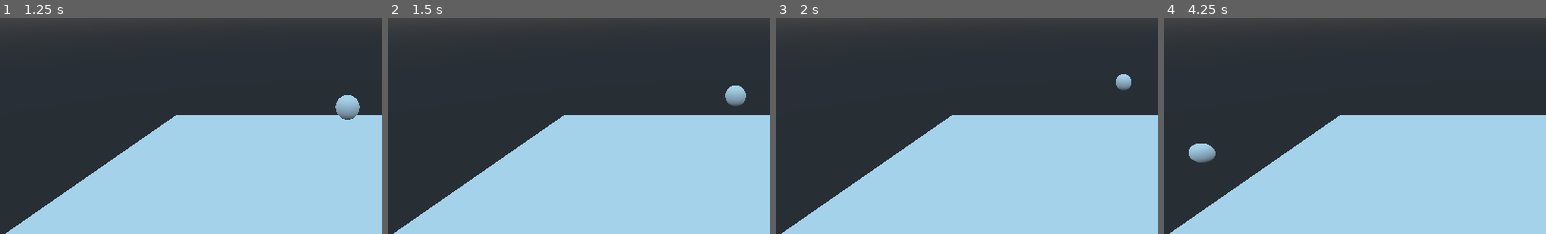
Above: before the commit, frames 1-4 (left to right).
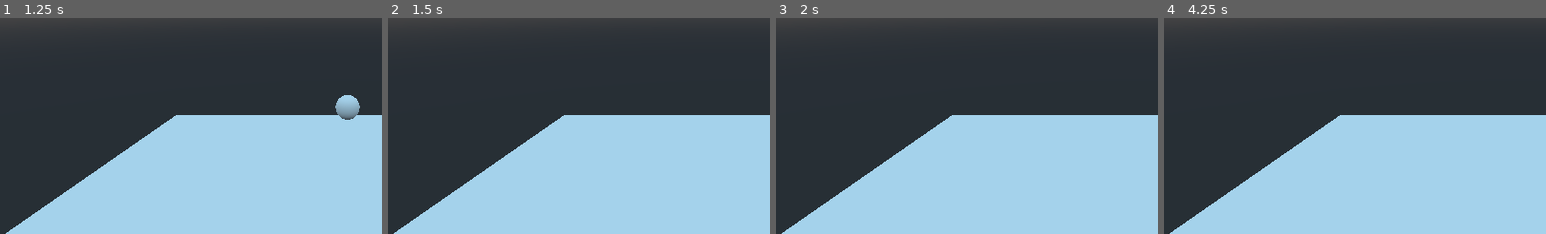
Above: after the commit, the same moments.

Repository: gmastergreatee/MyGodotGames
Game: Godot game, scene res://levels/Level_1.tscn
Same seed, same stepped clock (60 frames per second), same inputs: the game is played once before the commit and once after it. The project has no main scene, so this scene is started directly.
Inputs:
- Up to frame 1 (1.25 s): tap Enter at 0.5 s; hold Up (ui_up) from 0.53 s (still down)
- Up to frame 2 (1.5 s): keep holding Up (ui_up)
- Up to frame 3 (2 s): keep holding Up (ui_up)
- Up to frame 4 (4.25 s): release Up (ui_up) at 2.03 s; hold Left (ui_left) 2.03-3.53 s; hold Down (ui_down) from 3.53 s (still down)
The pictures show only the part of the screen within x 4-54%, y 11-61%; the shares and areas given below are measured in that part.

Frame 1 is identical in both runs. In frame 2, 0.4% of the frame differs, in the area x 88-94%, y 31-41%; in frame 3, 0.2%; in frame 4, 0.5%, in the area x 6-14%, y 58-67%.

Commit message:
[Basic Move and Dodge Game] Changed OutOfBounds' rigidbody to StaticBody (coz falls with gravity)

Diff:
--- a/Basic Move and Dodge Game/levels/Level_1.tscn
+++ b/Basic Move and Dodge Game/levels/Level_1.tscn
@@ -13,7 +13,7 @@
 
 [node name="Level" type="Spatial"]
 
-[node name="OutOfBounds" type="RigidBody" parent="."]
+[node name="OutOfBounds" type="StaticBody" parent="."]
 transform = Transform( 1, 0, 0, 0, 1, 0, 0, 0, 1, 0, 1, 0 )
 
 [node name="CollisionShape" type="CollisionShape" parent="OutOfBounds"]
--- a/Basic Move and Dodge Game/scripts/Player.gd
+++ b/Basic Move and Dodge Game/scripts/Player.gd
@@ -5,7 +5,6 @@
 export(float, 0, 1) var Damp = 0.1
 
 func _ready() -> void:
-
 	pass
 
 func _physics_process(delta: float) -> void:
@@ -30,8 +29,7 @@
 		velocity.z = lerp(velocity.z, 0, Damp)
 
 #	move the player
-	move_and_slide(velocity)
-
-#	fall down if goes outside
+	velocity = move_and_slide(velocity, Vector3.UP)
 	if not is_on_floor():
-		move_and_slide(Vector3(0, lerp(0, -Speed, 0.1), 0))
+#		fall if not on floor
+		velocity.y = -Speed
